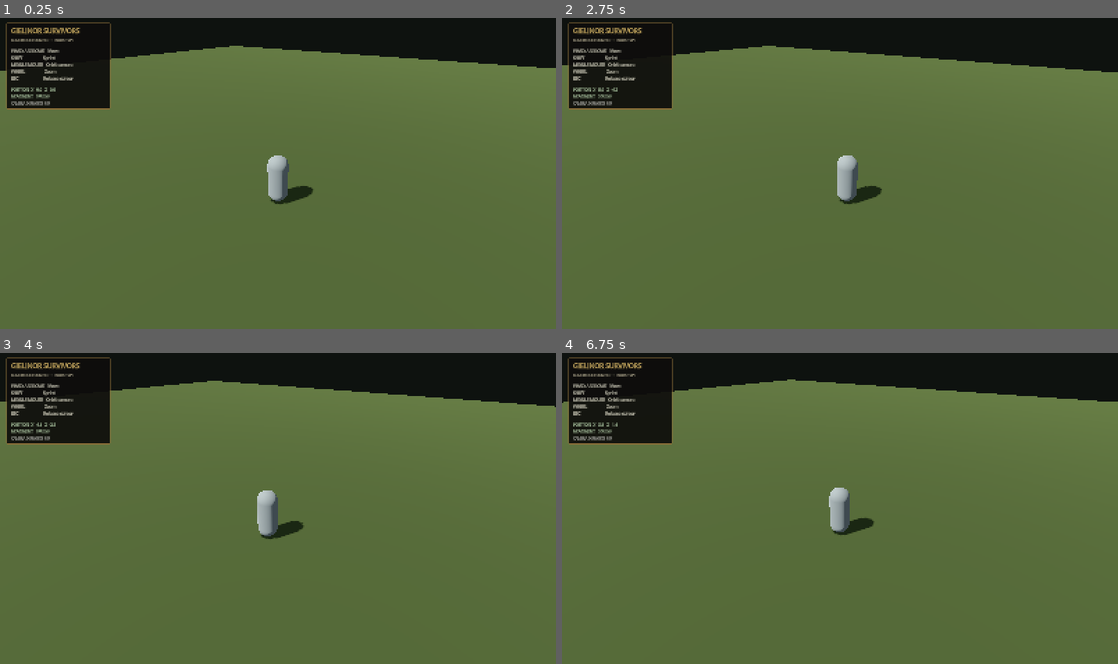
Above: before the commit, frames 1-4 (two rows, left to right).
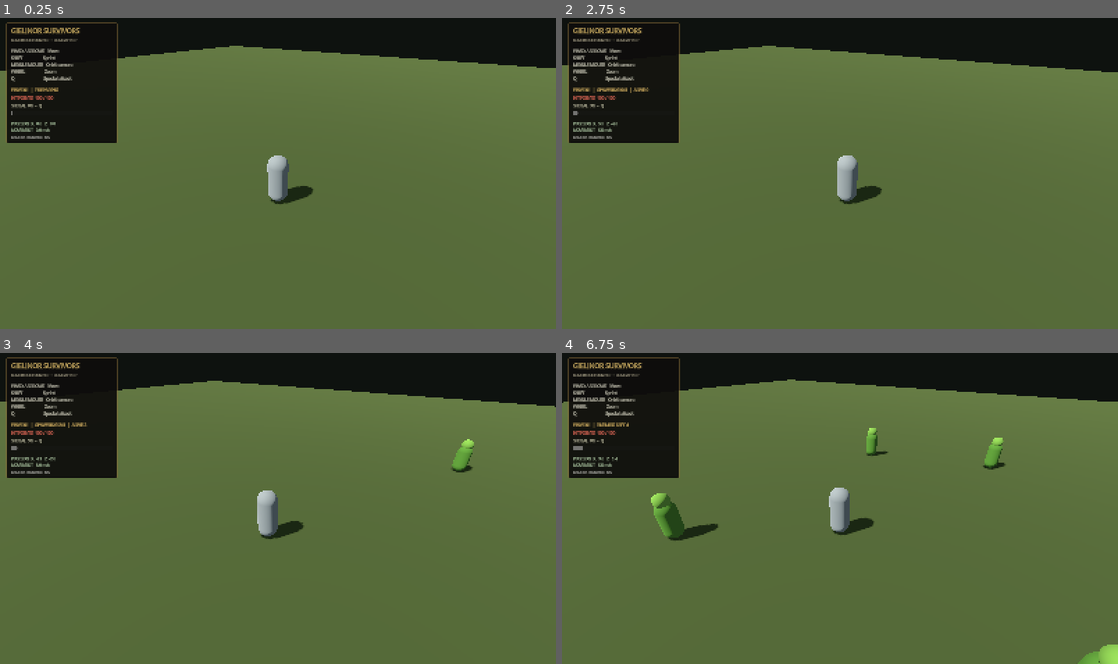
Above: after the commit, the same moments.

Repository: DireChris/Gielinor-Survivors
Game: Godot game, scene res://scenes/main.tscn
The game is run twice, just before and just after one commit, with the same random seed, the same clock (stepped at 60 frames per second) and the same inputs.
Inputs (mouse positions are in pixels of both pictures, inside the frame that each line leads up to):
- Up to frame 1 (0.25 s): no input
- Up to frame 2 (2.75 s): tap Enter at 0.5 s; move the mouse to (962, 157) at 0.52 s; hold D (move_right) 0.53-1.25 s; tap Q (special_attack, bound only after the commit) at 0.6, 2.1 s; click (962, 157) at 0.67 s; drag from (728, 189) to (812, 235) at 1.27 s; tap Space at 2 s; move the mouse to (895, 105) at 2.02 s; hold D (move_right) from 2.03 s (still down); click (895, 105) at 2.17 s
- Up to frame 3 (4 s): release D (move_right) at 2.75 s; drag from (250, 570) to (111, 461) at 2.77 s; move the mouse to (444, 555) at 3.52 s; hold A (move_left) from 3.53 s (still down); hold Shift (sprint) from 3.53 s (still down); click (444, 555) at 3.67 s; tap Q (special_attack, bound only after the commit) at 3.8 s
- Up to frame 4 (6.75 s): release A (move_left) at 4.25 s; release Shift (sprint) at 4.25 s; drag from (673, 461) to (756, 430) at 4.27 s; move the mouse to (867, 508) at 5.02 s; hold S (move_back) 5.03-5.75 s; tap Q (special_attack, bound only after the commit) at 5.1, 6.6 s; click (867, 508) at 5.17 s; drag from (756, 430) to (728, 524) at 5.77 s; move the mouse to (962, 492) at 6.52 s; hold W (move_forward) from 6.53 s (still down); click (962, 492) at 6.67 s

The runs differ from the first frame. In frame 1, 2.8% of the frame differs, in the area x 1-22%, y 1-41%; in frame 2, 2.9%; in frame 3, 3.2%; in frame 4, 4.3%, in the area x 1-100%, y 1-100%.

Commit message:
Add first combat loop and stabilise Windows build pipeline

Diff:
--- /dev/null
+++ b/data/weapons/bronze_sword.tres
@@ -0,0 +1,17 @@
+[gd_resource type="Resource" script_class="WeaponData" load_steps=2 format=3]
+
+[ext_resource type="Script" path="res://scripts/combat/weapon_data.gd" id="1_weapon"]
+
+[resource]
+script = ExtResource("1_weapon")
+weapon_id = &"bronze_sword"
+display_name = "Bronze Sword"
+attack_style = "Melee"
+damage = 8
+attack_interval = 0.85
+attack_range = 3.4
+target_policy = 0
+special_name = "Whirlwind"
+special_damage_multiplier = 1.75
+special_radius = 5.5
+special_cost = 50.0
--- /dev/null
+++ b/scenes/enemies/goblin.tscn
@@ -0,0 +1,42 @@
+[gd_scene load_steps=7 format=3]
+
+[ext_resource type="Script" path="res://scripts/enemies/enemy_controller.gd" id="1_enemy"]
+
+[sub_resource type="CapsuleMesh" id="CapsuleMesh_body"]
+radius = 0.34
+height = 1.45
+
+[sub_resource type="CapsuleShape3D" id="CapsuleShape_body"]
+radius = 0.34
+height = 1.45
+
+[sub_resource type="SphereMesh" id="SphereMesh_head"]
+radius = 0.27
+height = 0.54
+
+[sub_resource type="StandardMaterial3D" id="Material_goblin"]
+albedo_color = Color(0.28, 0.48, 0.22, 1)
+roughness = 0.95
+
+[sub_resource type="StandardMaterial3D" id="Material_goblin_head"]
+albedo_color = Color(0.39, 0.59, 0.29, 1)
+roughness = 0.95
+
+[node name="Goblin" type="CharacterBody3D"]
+collision_layer = 1
+collision_mask = 1
+script = ExtResource("1_enemy")
+
+[node name="Body" type="MeshInstance3D" parent="."]
+position = Vector3(0, 0.76, 0)
+mesh = SubResource("CapsuleMesh_body")
+material_override = SubResource("Material_goblin")
+
+[node name="Head" type="MeshInstance3D" parent="."]
+position = Vector3(0, 1.53, 0)
+mesh = SubResource("SphereMesh_head")
+material_override = SubResource("Material_goblin_head")
+
+[node name="CollisionShape3D" type="CollisionShape3D" parent="."]
+position = Vector3(0, 0.76, 0)
+shape = SubResource("CapsuleShape_body")
--- a/scenes/main.tscn
+++ b/scenes/main.tscn
@@ -1,8 +1,11 @@
-[gd_scene load_steps=11 format=3]
+[gd_scene load_steps=14 format=3]
 
 [ext_resource type="Script" path="res://scripts/player/player_controller.gd" id="1_player"]
 [ext_resource type="Script" path="res://scripts/player/orbit_camera.gd" id="2_camera"]
 [ext_resource type="Script" path="res://scripts/ui/game_hud.gd" id="3_hud"]
+[ext_resource type="Script" path="res://scripts/combat/auto_combat.gd" id="4_combat"]
+[ext_resource type="Resource" path="res://data/weapons/bronze_sword.tres" id="5_weapon"]
+[ext_resource type="Script" path="res://scripts/waves/wave_manager.gd" id="6_wave"]
 
 [sub_resource type="Environment" id="Environment_world"]
 background_mode = 1
@@ -86,7 +89,22 @@
 near = 0.05
 far = 250.0
 
+[node name="EnemyContainer" type="Node3D" parent="."]
+
+[node name="CombatDirector" type="Node" parent="."]
+script = ExtResource("4_combat")
+player_path = NodePath("../Player")
+enemy_container_path = NodePath("../EnemyContainer")
+weapon_data = ExtResource("5_weapon")
+
+[node name="WaveManager" type="Node" parent="."]
+script = ExtResource("6_wave")
+player_path = NodePath("../Player")
+enemy_container_path = NodePath("../EnemyContainer")
+
 [node name="HUD" type="CanvasLayer" parent="."]
 script = ExtResource("3_hud")
 player_path = NodePath("../Player")
 camera_path = NodePath("../CameraRig")
+wave_manager_path = NodePath("../WaveManager")
+combat_path = NodePath("../CombatDirector")
--- /dev/null
+++ b/scripts/combat/auto_combat.gd
@@ -0,0 +1,170 @@
+extends Node
+class_name AutoCombat
+
+## Automatically attacks the nearest eligible enemy using the equipped
+## WeaponData resource. Q spends special energy on a small area attack.
+
+signal attack_landed(target_name: String, damage: int)
+signal special_activated(special_name: String, targets_hit: int)
+
+@export_category("References")
+@export var player_path: NodePath
+@export var enemy_container_path: NodePath
+@export var weapon_data: WeaponData
+
+@export_category("Special Energy")
+@export_range(0.0, 10.0, 0.1) var passive_energy_regen: float = 1.25
+@export_range(0.0, 50.0, 1.0) var energy_per_kill: float = 18.0
+
+var special_energy: float = 0.0
+
+var _player: PlayerController
+var _enemy_container: Node3D
+var _attack_cooldown: float = 0.0
+
+
+func _ready() -> void:
+	_player = get_node_or_null(player_path) as PlayerController
+	_enemy_container = get_node_or_null(enemy_container_path) as Node3D
+
+	if _player == null:
+		push_error("AutoCombat: player_path must point to a PlayerController.")
+		set_process(false)
+		return
+
+	if _enemy_container == null:
+		push_error("AutoCombat: enemy_container_path must point to a Node3D.")
+		set_process(false)
+		return
+
+	if weapon_data == null:
+		push_error("AutoCombat: weapon_data has not been assigned.")
+		set_process(false)
+		return
+
+	_register_special_input()
+	_enemy_container.child_entered_tree.connect(_on_enemy_child_entered)
+
+	for child in _enemy_container.get_children():
+		_connect_enemy(child)
+
+
+func _process(delta: float) -> void:
+	if not is_instance_valid(_player) or _player.is_dead:
+		return
+
+	special_energy = minf(100.0, special_energy + passive_energy_regen * delta)
+
+	if Input.is_action_just_pressed("special_attack"):
+		_activate_special()
+
+	_attack_cooldown = maxf(0.0, _attack_cooldown - delta)
+	if _attack_cooldown > 0.0:
+		return
+
+	var target := _select_target(weapon_data.attack_range)
+	if target == null:
+		return
+
+	target.take_damage(weapon_data.damage)
+	_attack_cooldown = weapon_data.attack_interval
+	attack_landed.emit(String(target.name), weapon_data.damage)
+
+
+func _select_target(search_radius: float) -> EnemyController:
+	var search_radius_squared := search_radius * search_radius
+	var selected: EnemyController
+	var shortest_distance_squared := INF
+	var lowest_health_ratio := INF
+
+	for child in _enemy_container.get_children():
+		if not child is EnemyController:
+			continue
+
+		var enemy := child as EnemyController
+		if not enemy.alive:
+			continue
+
+		var distance_squared := _player.global_position.distance_squared_to(enemy.global_position)
+		if distance_squared > search_radius_squared:
+			continue
+
+		if weapon_data.target_policy == WeaponData.TargetPolicy.LOWEST_HEALTH:
+			var health_ratio := float(enemy.current_health) / maxf(1.0, float(enemy.max_health))
+			if health_ratio < lowest_health_ratio or (
+				is_equal_approx(health_ratio, lowest_health_ratio)
+				and distance_squared < shortest_distance_squared
+			):
+				selected = enemy
+				lowest_health_ratio = health_ratio
+				shortest_distance_squared = distance_squared
+		elif distance_squared < shortest_distance_squared:
+			selected = enemy
+			shortest_distance_squared = distance_squared
+
+	return selected
+
+
+func _activate_special() -> void:
+	if special_energy < weapon_data.special_cost:
+		return
+
+	var radius_squared := weapon_data.special_radius * weapon_data.special_radius
+	var targets: Array[EnemyController] = []
+
+	for child in _enemy_container.get_children():
+		if not child is EnemyController:
+			continue
+
+		var enemy := child as EnemyController
+		if not enemy.alive:
+			continue
+
+		if _player.global_position.distance_squared_to(enemy.global_position) <= radius_squared:
+			targets.append(enemy)
+
+	if targets.is_empty():
+		return
+
+	special_energy -= weapon_data.special_cost
+	var special_damage := maxi(
+		1,
+		roundi(float(weapon_data.damage) * weapon_data.special_damage_multiplier)
+	)
+
+	for enemy in targets:
+		if is_instance_valid(enemy) and enemy.alive:
+			enemy.take_damage(special_damage)
+
+	special_activated.emit(weapon_data.special_name, targets.size())
+
+
+func _on_enemy_child_entered(child: Node) -> void:
+	_connect_enemy(child)
+
+
+func _connect_enemy(child: Node) -> void:
+	if not child is EnemyController:
+		return
+
+	var enemy := child as EnemyController
+	if not enemy.died.is_connected(_on_enemy_died):
+		enemy.died.connect(_on_enemy_died)
+
+
+func _on_enemy_died(_enemy: EnemyController) -> void:
+	special_energy = minf(100.0, special_energy + energy_per_kill)
+
+
+func _register_special_input() -> void:
+	var action_name: StringName = &"special_attack"
+	if not InputMap.has_action(action_name):
+		InputMap.add_action(action_name)
+
+	for existing_event in InputMap.action_get_events(action_name):
+		if existing_event is InputEventKey and existing_event.physical_keycode == KEY_Q:
+			return
+
+	var key_event := InputEventKey.new()
+	key_event.physical_keycode = KEY_Q
+	InputMap.action_add_event(action_name, key_event)
--- /dev/null
+++ b/scripts/combat/weapon_data.gd
@@ -0,0 +1,26 @@
+extends Resource
+class_name WeaponData
+
+## Reusable weapon tuning data. Runtime combat reads this resource rather
+## than embedding weapon balance values in the combat manager.
+
+enum TargetPolicy {
+	NEAREST,
+	LOWEST_HEALTH
+}
+
+@export var weapon_id: StringName = &"bronze_sword"
+@export var display_name: String = "Bronze Sword"
+@export_enum("Melee", "Ranged", "Magic") var attack_style: String = "Melee"
+
+@export_category("Auto Attack")
+@export_range(1, 100, 1) var damage: int = 8
+@export_range(0.1, 5.0, 0.05) var attack_interval: float = 0.85
+@export_range(0.5, 15.0, 0.1) var attack_range: float = 3.4
+@export var target_policy: TargetPolicy = TargetPolicy.NEAREST
+
+@export_category("Special Attack")
+@export var special_name: String = "Whirlwind"
+@export_range(1.0, 10.0, 0.05) var special_damage_multiplier: float = 1.75
+@export_range(1.0, 15.0, 0.1) var special_radius: float = 5.5
+@export_range(1.0, 100.0, 1.0) var special_cost: float = 50.0
--- /dev/null
+++ b/scripts/enemies/enemy_controller.gd
@@ -0,0 +1,125 @@
+extends CharacterBody3D
+class_name EnemyController
+
+## Simple melee enemy with wave scaling, contact attacks and floating
+## damage numbers. This is the reusable base for future monster variants.
+
+signal died(enemy: EnemyController)
+signal health_changed(current_health: int, maximum_health: int)
+
+@export_category("Base Stats")
+@export_range(1, 500, 1) var base_max_health: int = 18
+@export_range(0.5, 10.0, 0.1) var base_move_speed: float = 2.0
+@export_range(1, 50, 1) var base_contact_damage: int = 5
+@export_range(0.5, 5.0, 0.1) var attack_interval: float = 1.25
+@export_range(0.5, 4.0, 0.1) var attack_range: float = 1.55
+@export_range(1.0, 60.0, 1.0) var gravity_strength: float = 24.0
+
+var max_health: int = 18
+var current_health: int = 18
+var move_speed: float = 2.0
+var contact_damage: int = 5
+var alive: bool = true
+
+var _target: Node3D
+var _attack_cooldown: float = 0.65
+
+
+func _ready() -> void:
+	max_health = base_max_health
+	current_health = max_health
+	move_speed = base_move_speed
+	contact_damage = base_contact_damage
+
+
+func initialize(target: Node3D, wave_number: int) -> void:
+	_target = target
+	var wave_bonus := maxi(0, wave_number - 1)
+
+	max_health = roundi(float(base_max_health) * (1.0 + float(wave_bonus) * 0.14))
+	current_health = max_health
+	move_speed = base_move_speed + minf(float(wave_bonus) * 0.05, 0.7)
+	contact_damage = base_contact_damage + floori(float(wave_bonus) / 3.0)
+	health_changed.emit(current_health, max_health)
+
+
+func _physics_process(delta: float) -> void:
+	if not alive:
+		return
+
+	var move_direction := Vector3.ZERO
+	var distance_to_target := INF
+
+	if is_instance_valid(_target):
+		var offset := _target.global_position - global_position
+		offset.y = 0.0
+		distance_to_target = offset.length()
+		if distance_to_target > 0.001:
+			move_direction = offset / distance_to_target
+
+	if distance_to_target > attack_range:
+		var desired_velocity := move_direction * move_speed
+		velocity.x = move_toward(velocity.x, desired_velocity.x, 12.0 * delta)
+		velocity.z = move_toward(velocity.z, desired_velocity.z, 12.0 * delta)
+		if move_direction.length_squared() > 0.001:
+			var target_yaw := atan2(-move_direction.x, -move_direction.z)
+			rotation.y = lerp_angle(rotation.y, target_yaw, minf(10.0 * delta, 1.0))
+	else:
+		velocity.x = move_toward(velocity.x, 0.0, 18.0 * delta)
+		velocity.z = move_toward(velocity.z, 0.0, 18.0 * delta)
+		_attack_cooldown -= delta
+		if _attack_cooldown <= 0.0:
+			if is_instance_valid(_target) and _target.has_method("take_damage"):
+				_target.take_damage(contact_damage)
+			_attack_cooldown = attack_interval
+
+	if is_on_floor():
+		if velocity.y < 0.0:
+			velocity.y = -0.1
+	else:
+		velocity.y -= gravity_strength * delta
+
+	move_and_slide()
+
+
+func take_damage(amount: int) -> void:
+	if not alive or amount <= 0:
+		return
+
+	current_health = maxi(0, current_health - amount)
+	health_changed.emit(current_health, max_health)
+	_spawn_damage_number(amount)
+
+	if current_health <= 0:
+		alive = false
+		collision_layer = 0
+		collision_mask = 0
+		set_physics_process(false)
+		died.emit(self)
+		queue_free()
+
+
+func _spawn_damage_number(amount: int) -> void:
+	var scene_root := get_tree().current_scene
+	if scene_root == null:
+		return
+
+	var label := Label3D.new()
+	label.text = str(amount)
+	label.font_size = 28
+	label.outline_size = 8
+	label.billboard = BaseMaterial3D.BILLBOARD_ENABLED
+	label.modulate = Color(1.0, 0.34, 0.20, 1.0)
+	scene_root.add_child(label)
+	label.global_position = global_position + Vector3(0.0, 2.0, 0.0)
+
+	var tween := scene_root.create_tween()
+	tween.set_parallel(true)
+	tween.tween_property(
+		label,
+		"global_position",
+		label.global_position + Vector3(0.0, 0.75, 0.0),
+		0.55
+	)
+	tween.tween_property(label, "modulate:a", 0.0, 0.55)
+	tween.chain().tween_callback(label.queue_free)
--- a/scripts/player/player_controller.gd
+++ b/scripts/player/player_controller.gd
@@ -1,9 +1,12 @@
 extends CharacterBody3D
 class_name PlayerController
 
-## Camera-relative third-person movement for the first playable slice.
-## Input actions are registered in code so the project works immediately
-## without requiring manual Input Map setup in the editor.
+## Camera-relative third-person movement plus the player's run health.
+## Input actions are registered in code so a fresh project works without
+## manual Input Map configuration in the editor.
+
+signal health_changed(current_health: int, maximum_health: int)
+signal player_died
 
 @export_category("Movement")
 @export_range(1.0, 12.0, 0.1) var walk_speed: float = 5.5
@@ -13,8 +16,14 @@
 @export_range(1.0, 60.0, 0.5) var turn_rate: float = 14.0
 @export var gravity_strength: float = 24.0
 
+@export_category("Survival")
+@export_range(1, 500, 1) var max_health: int = 100
+
 @export_category("References")
 @export var camera_path: NodePath
+
+var current_health: int = 100
+var is_dead: bool = false
 
 var _camera: Camera3D
 
@@ -22,11 +31,18 @@
 func _ready() -> void:
 	_register_default_inputs()
 	_camera = get_node_or_null(camera_path) as Camera3D
+	current_health = max_health
+	health_changed.emit(current_health, max_health)
+
 	if _camera == null:
 		push_warning("PlayerController: Camera not found. Movement will use world-relative directions.")
 
 
 func _physics_process(delta: float) -> void:
+	if is_dead:
+		velocity = Vector3.ZERO
+		return
+
 	var input_vector := Input.get_vector(
 		"move_left",
 		"move_right",
@@ -53,6 +69,27 @@
 		rotation.y = lerp_angle(rotation.y, target_yaw, minf(turn_rate * delta, 1.0))
 
 	move_and_slide()
+
+
+func take_damage(amount: int) -> void:
+	if is_dead or amount <= 0:
+		return
+
+	current_health = maxi(0, current_health - amount)
+	health_changed.emit(current_health, max_health)
+
+	if current_health <= 0:
+		is_dead = true
+		velocity = Vector3.ZERO
+		player_died.emit()
+
+
+func restore_health(amount: int) -> void:
+	if is_dead or amount <= 0:
+		return
+
+	current_health = mini(max_health, current_health + amount)
+	health_changed.emit(current_health, max_health)
 
 
 func _get_camera_relative_direction(input_vector: Vector2) -> Vector3:
--- a/scripts/ui/game_hud.gd
+++ b/scripts/ui/game_hud.gd
@@ -1,31 +1,61 @@
 extends CanvasLayer
 
-## Lightweight placeholder HUD using a muted OSRS-inspired palette.
-## This will be replaced by the full tabbed interface in the UI phase.
+## Lightweight OSRS-inspired combat HUD. It presents the state owned by
+## PlayerController, AutoCombat and WaveManager rather than owning gameplay.
 
 @export var player_path: NodePath
 @export var camera_path: NodePath
+@export var wave_manager_path: NodePath
+@export var combat_path: NodePath
 
-var _player: CharacterBody3D
+var _player: PlayerController
 var _camera_rig: Node3D
+var _wave_manager: WaveManager
+var _combat: AutoCombat
+
+var _health_label: Label
+var _wave_label: Label
+var _special_label: Label
+var _special_bar: ProgressBar
 var _status_label: Label
 var _camera_label: Label
 
 
 func _ready() -> void:
-	_player = get_node_or_null(player_path) as CharacterBody3D
+	_player = get_node_or_null(player_path) as PlayerController
 	_camera_rig = get_node_or_null(camera_path) as Node3D
+	_wave_manager = get_node_or_null(wave_manager_path) as WaveManager
+	_combat = get_node_or_null(combat_path) as AutoCombat
 	_build_hud()
 
 
 func _process(_delta: float) -> void:
-	if is_instance_valid(_player) and _status_label != null:
-		var p := _player.global_position
+	if is_instance_valid(_player):
+		var player_position := _player.global_position
 		var speed := Vector2(_player.velocity.x, _player.velocity.z).length()
-		_status_label.text = "POSITION  X %5.1f   Z %5.1f\nMOVEMENT  %4.1f m/s" % [p.x, p.z, speed]
+		_status_label.text = "POSITION  X %5.1f   Z %5.1f\nMOVEMENT  %4.1f m/s" % [
+			player_position.x,
+			player_position.z,
+			speed
+		]
+		_health_label.text = "HITPOINTS  %d / %d" % [
+			_player.current_health,
+			_player.max_health
+		]
+		if _player.is_dead:
+			_health_label.text += "  -  DEFEATED"
 
-	if is_instance_valid(_camera_rig) and _camera_label != null:
-		var arm := _camera_rig.get_node_or_null("YawPivot/PitchPivot/SpringArm3D") as SpringArm3D
+	if is_instance_valid(_wave_manager):
+		_wave_label.text = _wave_manager.get_status_text()
+
+	if is_instance_valid(_combat):
+		_special_bar.value = _combat.special_energy
+		_special_label.text = "SPECIAL  %d%%  -  Q" % roundi(_combat.special_energy)
+
+	if is_instance_valid(_camera_rig):
+		var arm := _camera_rig.get_node_or_null(
+			"YawPivot/PitchPivot/SpringArm3D"
+		) as SpringArm3D
 		if arm != null:
 			_camera_label.text = "CAMERA DISTANCE  %.1f" % arm.spring_length
 
@@ -33,10 +63,10 @@
 func _build_hud() -> void:
 	var panel := PanelContainer.new()
 	panel.position = Vector2(18.0, 18.0)
-	panel.custom_minimum_size = Vector2(300.0, 0.0)
+	panel.custom_minimum_size = Vector2(320.0, 0.0)
 
 	var panel_style := StyleBoxFlat.new()
-	panel_style.bg_color = Color(0.055, 0.052, 0.045, 0.92)
+	panel_style.bg_color = Color(0.055, 0.052, 0.045, 0.93)
 	panel_style.border_color = Color(0.55, 0.43, 0.22, 0.95)
 	panel_style.set_border_width_all(2)
 	panel_style.set_corner_radius_all(3)
@@ -58,22 +88,48 @@
 	stack.add_child(title)
 
 	var subtitle := Label.new()
-	subtitle.text = "LUMBRIDGE FRONTIER  •  PROTOTYPE"
+	subtitle.text = "LUMBRIDGE FRONTIER  •  COMBAT TEST"
 	subtitle.add_theme_color_override("font_color", Color(0.68, 0.65, 0.55))
 	subtitle.add_theme_font_size_override("font_size", 10)
 	stack.add_child(subtitle)
 
-	var divider := HSeparator.new()
-	stack.add_child(divider)
+	stack.add_child(HSeparator.new())
 
 	var controls := Label.new()
-	controls.text = "WASD / ARROWS   Move\nSHIFT                   Sprint\nMIDDLE MOUSE   Orbit camera\nWHEEL                  Zoom\nESC                       Release cursor"
+	controls.text = "WASD / ARROWS   Move\nSHIFT                   Sprint\nMIDDLE MOUSE   Orbit camera\nWHEEL                  Zoom\nQ                           Special attack"
 	controls.add_theme_color_override("font_color", Color(0.84, 0.83, 0.76))
 	controls.add_theme_font_size_override("font_size", 12)
 	stack.add_child(controls)
 
-	var status_divider := HSeparator.new()
-	stack.add_child(status_divider)
+	stack.add_child(HSeparator.new())
+
+	_wave_label = Label.new()
+	_wave_label.text = "WAVE 01  |  PREPARING"
+	_wave_label.add_theme_color_override("font_color", Color(0.93, 0.77, 0.42))
+	_wave_label.add_theme_font_size_override("font_size", 12)
+	stack.add_child(_wave_label)
+
+	_health_label = Label.new()
+	_health_label.text = "HITPOINTS  100 / 100"
+	_health_label.add_theme_color_override("font_color", Color(0.92, 0.42, 0.35))
+	_health_label.add_theme_font_size_override("font_size", 12)
+	stack.add_child(_health_label)
+
+	_special_label = Label.new()
+	_special_label.text = "SPECIAL  0%  -  Q"
+	_special_label.add_theme_color_override("font_color", Color(0.80, 0.79, 0.68))
+	_special_label.add_theme_font_size_override("font_size", 11)
+	stack.add_child(_special_label)
+
+	_special_bar = ProgressBar.new()
+	_special_bar.min_value = 0.0
+	_special_bar.max_value = 100.0
+	_special_bar.value = 0.0
+	_special_bar.show_percentage = false
+	_special_bar.custom_minimum_size = Vector2(280.0, 14.0)
+	stack.add_child(_special_bar)
+
+	stack.add_child(HSeparator.new())
 
 	_status_label = Label.new()
 	_status_label.add_theme_color_override("font_color", Color(0.71, 0.82, 0.67))
--- /dev/null
+++ b/scripts/waves/wave_manager.gd
@@ -0,0 +1,158 @@
+extends Node
+class_name WaveManager
+
+## Endless wave director. Spawn requests are bounded by max_active_enemies;
+## each enemy reports one death signal, which advances the wave state.
+
+signal status_changed(status_text: String)
+
+enum WaveState {
+	PREPARING,
+	SPAWNING,
+	CLEARING,
+	INTERMISSION,
+	DEFEATED
+}
+
+@export_category("References")
+@export var player_path: NodePath
+@export var enemy_container_path: NodePath
+@export var enemy_scene: PackedScene = preload("res://scenes/enemies/goblin.tscn")
+
+@export_category("Wave Tuning")
+@export_range(1, 30, 1) var starting_enemy_count: int = 4
+@export_range(1, 20, 1) var additional_enemies_per_wave: int = 2
+@export_range(1, 30, 1) var max_active_enemies: int = 8
+@export_range(0.1, 5.0, 0.1) var spawn_interval: float = 0.9
+@export_range(1.0, 15.0, 0.5) var intermission_duration: float = 4.0
+@export_range(2.0, 30.0, 0.5) var spawn_min_distance: float = 10.0
+@export_range(2.0, 35.0, 0.5) var spawn_max_distance: float = 14.0
+
+var wave_number: int = 0
+var spawned_count: int = 0
+var enemies_to_spawn: int = 0
+var alive_count: int = 0
+var state: WaveState = WaveState.PREPARING
+
+var _player: PlayerController
+var _enemy_container: Node3D
+var _time_remaining: float = 2.5
+
+
+func _ready() -> void:
+	_player = get_node_or_null(player_path) as PlayerController
+	_enemy_container = get_node_or_null(enemy_container_path) as Node3D
+
+	if _player == null:
+		push_error("WaveManager: player_path must point to a PlayerController.")
+		set_process(false)
+		return
+
+	if _enemy_container == null:
+		push_error("WaveManager: enemy_container_path must point to a Node3D.")
+		set_process(false)
+		return
+
+	_player.player_died.connect(_on_player_died)
+	_emit_status()
+
+
+func _process(delta: float) -> void:
+	if state == WaveState.DEFEATED:
+		return
+
+	_time_remaining = maxf(0.0, _time_remaining - delta)
+
+	match state:
+		WaveState.PREPARING:
+			if _time_remaining <= 0.0:
+				_begin_wave()
+		WaveState.SPAWNING:
+			if (
+				_time_remaining <= 0.0
+				and spawned_count < enemies_to_spawn
+				and alive_count < max_active_enemies
+			):
+				_spawn_enemy()
+				_time_remaining = spawn_interval
+
+			if spawned_count >= enemies_to_spawn:
+				state = WaveState.CLEARING
+				_emit_status()
+		WaveState.CLEARING:
+			if alive_count <= 0:
+				state = WaveState.INTERMISSION
+				_time_remaining = intermission_duration
+				_emit_status()
+		WaveState.INTERMISSION:
+			if _time_remaining <= 0.0:
+				_begin_wave()
+
+
+func get_status_text() -> String:
+	match state:
+		WaveState.PREPARING:
+			return "WAVE 01  |  PREPARING"
+		WaveState.SPAWNING:
+			return "WAVE %02d  |  SPAWNING %d/%d  |  ALIVE %d" % [
+				wave_number,
+				spawned_count,
+				enemies_to_spawn,
+				alive_count
+			]
+		WaveState.CLEARING:
+			return "WAVE %02d  |  ENEMIES LEFT %d" % [wave_number, alive_count]
+		WaveState.INTERMISSION:
+			return "WAVE %02d CLEARED  |  NEXT IN %dS" % [
+				wave_number,
+				ceili(_time_remaining)
+			]
+		WaveState.DEFEATED:
+			return "DEFEATED  |  REACHED WAVE %02d" % wave_number
+
+	return "GIELINOR SURVIVORS"
+
+
+func _begin_wave() -> void:
+	wave_number += 1
+	enemies_to_spawn = starting_enemy_count + (wave_number - 1) * additional_enemies_per_wave
+	spawned_count = 0
+	state = WaveState.SPAWNING
+	_time_remaining = 0.35
+	_emit_status()
+
+
+func _spawn_enemy() -> void:
+	var enemy := enemy_scene.instantiate() as EnemyController
+	if enemy == null:
+		push_error("WaveManager: enemy_scene must instantiate an EnemyController.")
+		state = WaveState.DEFEATED
+		_emit_status()
+		return
+
+	var angle := randf_range(0.0, TAU)
+	var distance := randf_range(spawn_min_distance, spawn_max_distance)
+	var spawn_offset := Vector3(cos(angle) * distance, 0.0, sin(angle) * distance)
+
+	_enemy_container.add_child(enemy)
+	enemy.global_position = _player.global_position + spawn_offset
+	enemy.initialize(_player, wave_number)
+	enemy.died.connect(_on_enemy_died)
+
+	spawned_count += 1
+	alive_count += 1
+	_emit_status()
+
+
+func _on_enemy_died(_enemy: EnemyController) -> void:
+	alive_count = maxi(0, alive_count - 1)
+	_emit_status()
+
+
+func _on_player_died() -> void:
+	state = WaveState.DEFEATED
+	_emit_status()
+
+
+func _emit_status() -> void:
+	status_changed.emit(get_status_text())
Not shown, changed: .github/workflows/build.yml
Not shown, changed: ARCHITECTURE.md
